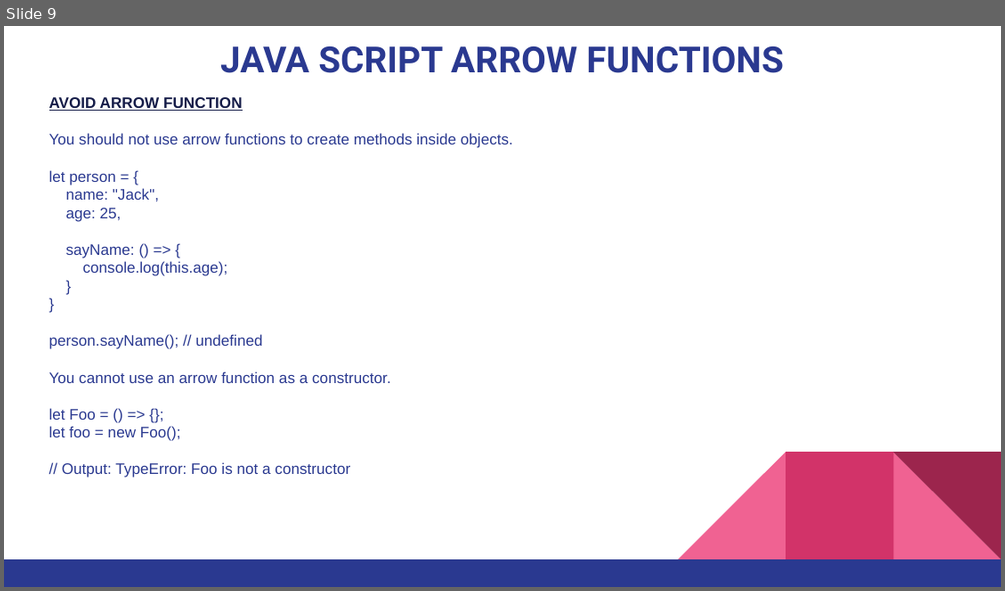
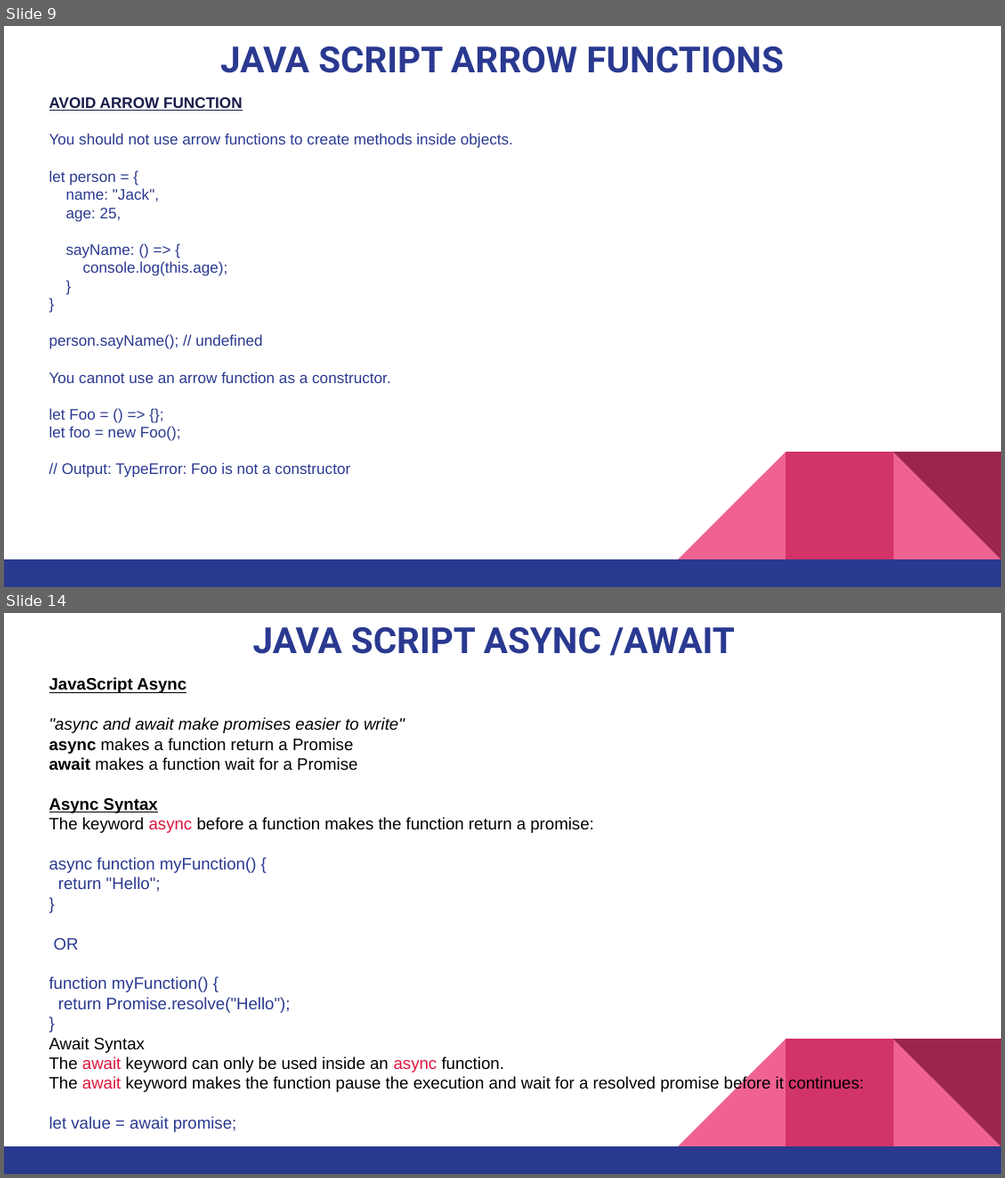
Before and after one commit to pnytrainingrepo/Webdevelopment, a slide deck: JavaScript-Functions.pptx. Shown one above the other, each under a label of ours: slide 9 before the commit, slides 9 and 14 after it; the slides between them are not shown. The pictures are 1005x591 and 1005x1178 pixels, drawn with LibreOffice and Linux fonts; fonts in the diff are those of the drawing. Boxes give left, top, right and bottom in pixels: in the first picture for what was removed or moved away, otherwise in the second. Text is boxed around its words. In the diff, an @@ line names an element or a change of style, - is before the commit and + after.

```diff
--- a/JavaScript-Functions.pptx
+++ b/JavaScript-Functions.pptx
@@ slide 14 added at [4, 613, 1001, 1174], background #FFFFFF; not listed: 5 template elements that a slide beside it also shows @@
@@ title added at [253, 627, 735, 656], 26 pt, text #2A3990, bold @@
+JAVA SCRIPT ASYNC /AWAIT
@@ text added at [49, 677, 864, 1132], 12 pt, text #000000 @@
+JavaScript Async
+"async and await make promises easier to write"
+async makes a function return a Promise
+await makes a function wait for a Promise
+Async Syntax
+The keyword async before a function makes the function return a promise:
+async function myFunction() {
+return "Hello";
+}
+OR
+function myFunction() {
+return Promise.resolve("Hello");
+}
+Await Syntax
+The await keyword can only be used inside an async function.
+The await keyword makes the function pause the execution and wait for a resolved promise before it continues:
+let value = await promise;
```
Also in this commit, not shown: 1 slide changed, 5 other slides added, 10 other files.
